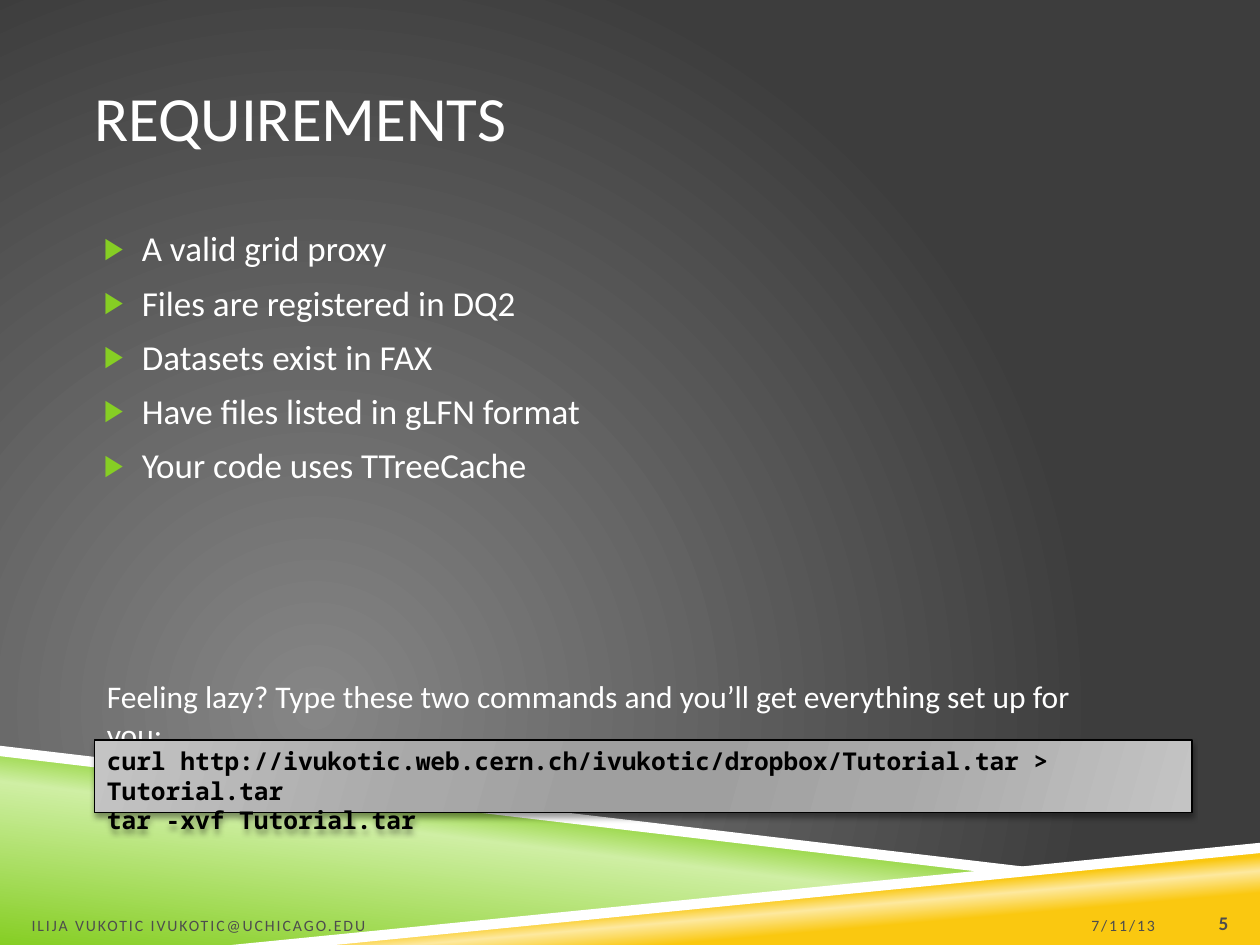
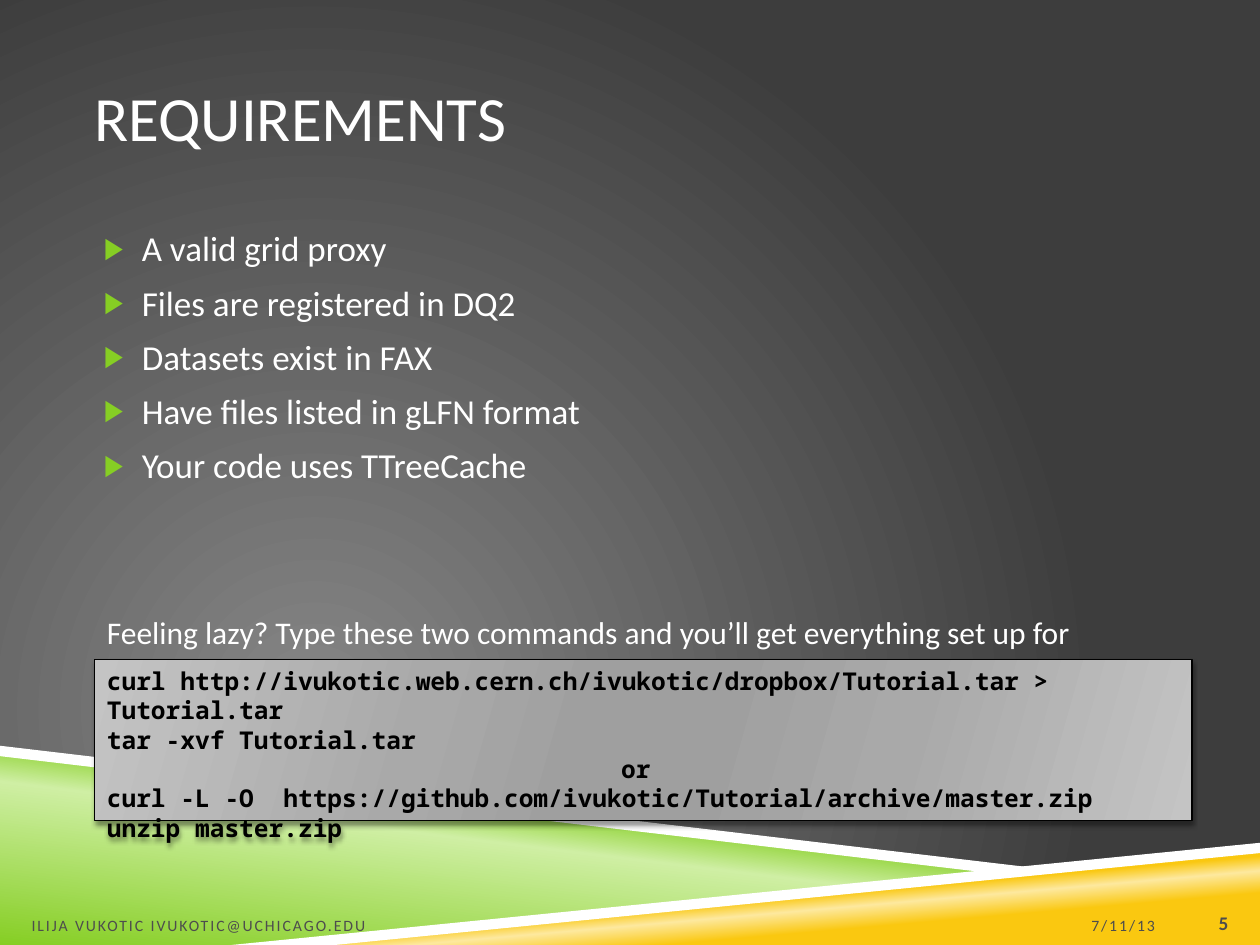
Before and after one commit to ivukotic/Tutorial, a slide deck: slide 5 of Tutorial.pptx. Drawn at 1260x945 pixels with LibreOffice and Linux fonts; fonts in the diff are those of the drawing; background and template pictures are left out. Boxes give left, top, right and bottom in pixels: in the first picture for what was removed or moved away, otherwise in the second. Text is boxed around its words. In the diff, an @@ line names an element or a change of style, - is before the commit and + after.

```diff
--- a/Tutorial.pptx
+++ b/Tutorial.pptx
@@ text "Feeling lazy? Type these two ...": place and size @@
-text "Feeling lazy? Type these two ..." at (107, 686, 1069, 753)
+text "Feeling lazy? Type these two ..." at (107, 622, 1069, 689)
@@ rectangle "curl http://ivukotic.web.cern.ch/ivukotic/dropbox/Tutorial.t ...": place and size @@
-rectangle "curl http://ivukotic.web.cern.ch/ivukotic/dropbox/Tutorial.t ..." at (94, 740, 1192, 811)
+rectangle "curl http://ivukotic.web.cern.ch/ivukotic/dropbox/Tutorial.t ..." at (94, 659, 1192, 820)
@@ text in rectangle at (107, 764, 1092, 843): paragraphs added @@
+or
+curl -L -O https://github.com/ivukotic/Tutorial/archive/master.zip
+unzip master.zip
```
Also in this commit, not shown: 5 other slides changed, 1 slide added, 1 other file.
